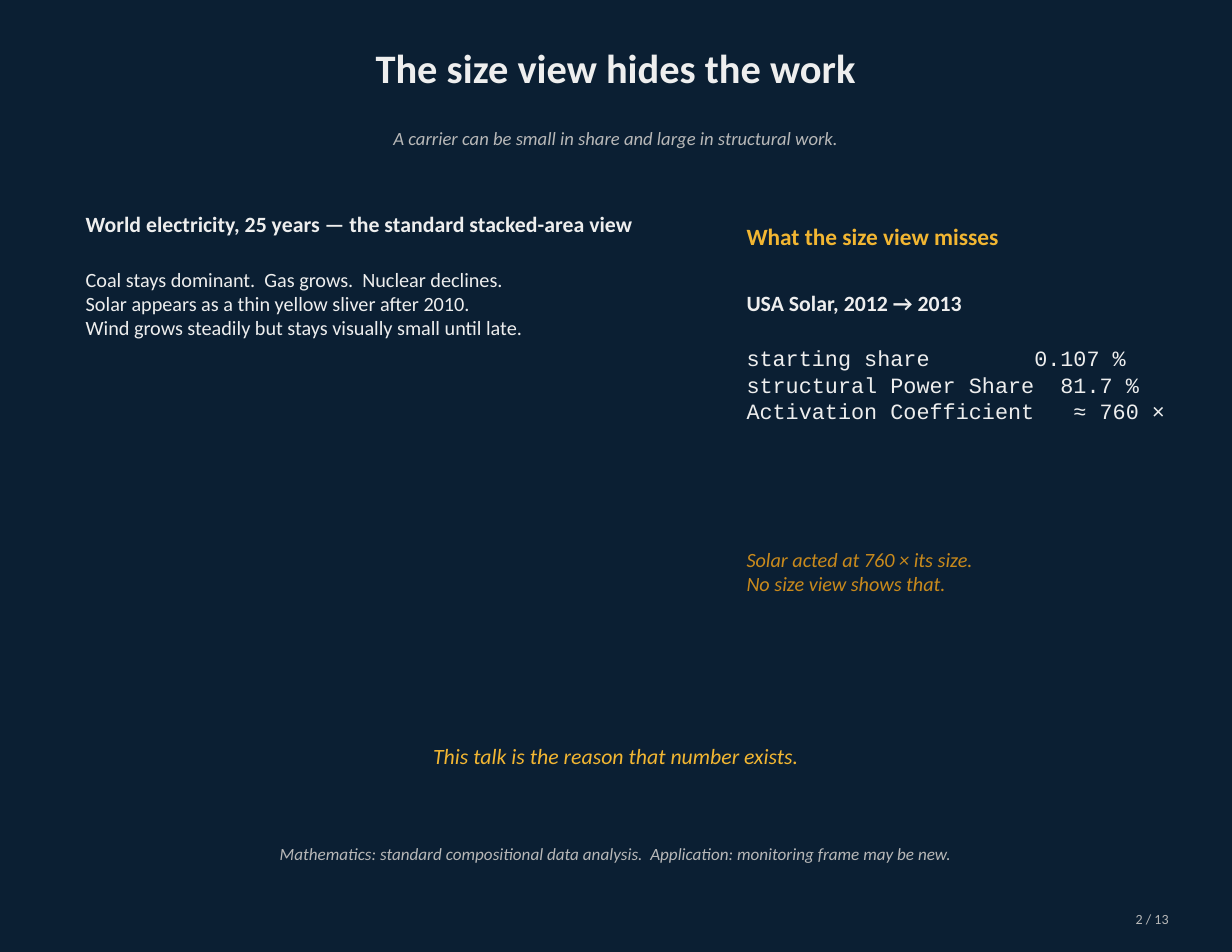
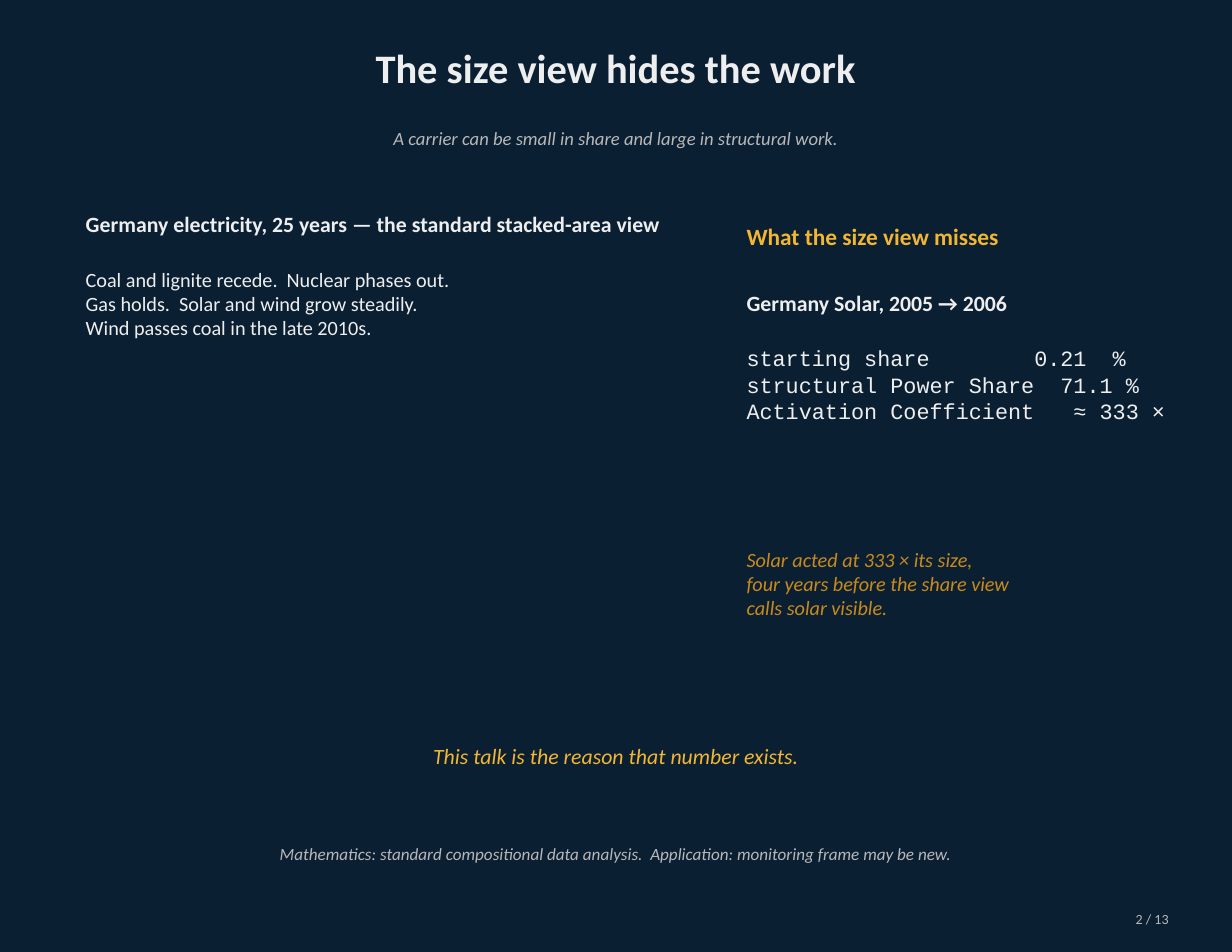
Before and after one commit to PeterHiggins19/higgins-decomposition, a slide deck: slide 2 of CODA-Association/CODAwork2026/data_outputs/CodaWork2026_FinalTalk_13Slide_2026-05-24.pptx. Drawn at 1232x952 pixels with LibreOffice and Linux fonts; fonts in the diff are those of the drawing. Boxes give left, top, right and bottom in pixels: in the first picture for what was removed or moved away, otherwise in the second. Text is boxed around its words. In the diff, an @@ line names an element or a change of style, - is before the commit and + after.

Commit message:
Slide update

```diff
--- a/CODA-Association/CODAwork2026/data_outputs/CodaWork2026_FinalTalk_13Slide_2026-05-24.pptx
+++ b/CODA-Association/CODAwork2026/data_outputs/CodaWork2026_FinalTalk_13Slide_2026-05-24.pptx
@@ text at bbox=[86, 216, 660, 236]: text changed @@
-World electricity, 25 years — the standard stacked-area view
+Germany electricity, 25 years — the standard stacked-area view
@@ text at bbox=[86, 273, 449, 339]: text changed @@
-Coal stays dominant. Gas grows. Nuclear declines.
-Solar appears as a thin yellow sliver after 2010.
-Wind grows steadily but stays visually small until late.
+Coal and lignite recede. Nuclear phases out.
+Gas holds. Solar and wind grow steadily.
+Wind passes coal in the late 2010s.
@@ text at bbox=[747, 295, 1007, 315]: text changed @@
-USA Solar, 2012 → 2013
+Germany Solar, 2005 → 2006
@@ text at bbox=[747, 351, 1139, 420]: text changed @@
-starting share 0.107 %
-structural Power Share 81.7 %
-Activation Coefficient ≈ 760 ×
+starting share 0.21 %
+structural Power Share 71.1 %
+Activation Coefficient ≈ 333 ×
@@ text at bbox=[747, 553, 1009, 615]: text changed @@
-Solar acted at 760 × its size.
-No size view shows that.
+Solar acted at 333 × its size,
+four years before the share view
+calls solar visible.
```
Also in this commit, not shown: 3 other slides changed, 17 other files.
